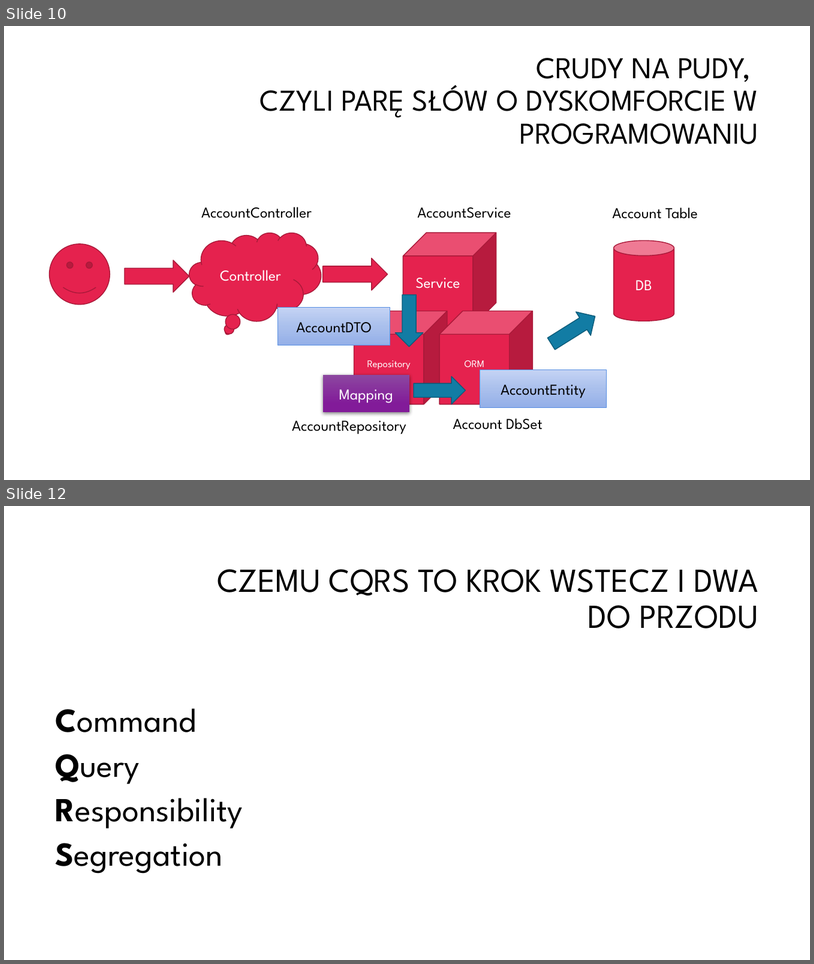
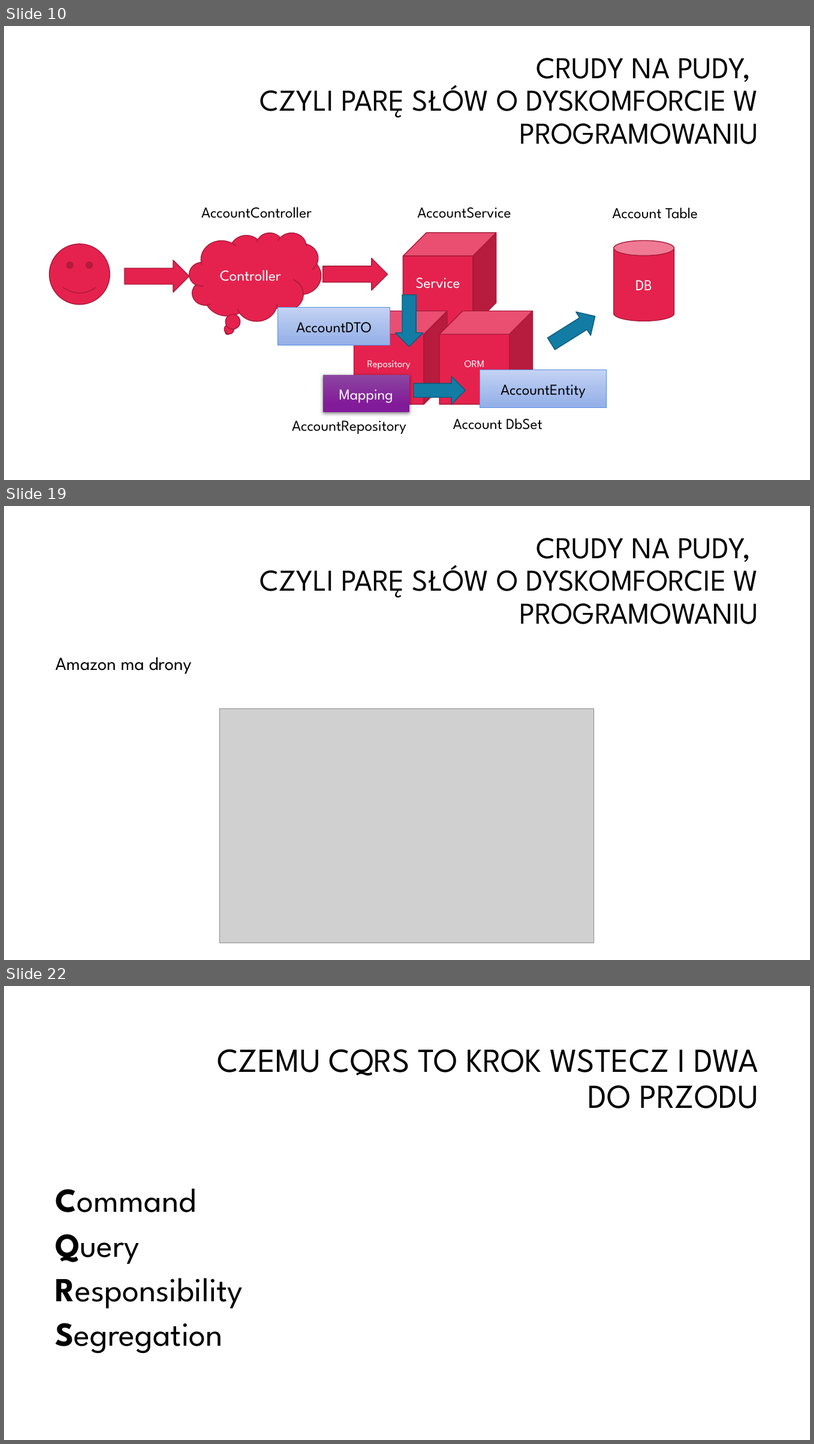
Before and after one commit to oskardudycz/EventSourcing.NetCore, a slide deck: Slides.pptx. Shown one above the other, each under a label of ours: slides 10 and 12 before the commit, slides 10, 19 and 22 after it; the slides between them are not shown. The pictures are 814x964 and 814x1444 pixels, drawn with LibreOffice and Linux fonts; fonts in the diff are those of the drawing; grey boxes stand for pictures; background and template pictures are left out. Boxes give left, top, right and bottom in pixels: in the first picture for what was removed or moved away, otherwise in the second. Text is boxed around its words. In the diff, an @@ line names an element or a change of style, - is before the commit and + after.

```diff
--- a/Slides.pptx
+++ b/Slides.pptx
@@ slide 19 added at [4,506,810,960], background #FFFFFF @@
@@ title added at [260,538,759,624], 36 pt, text #000000 @@
+CRUDY NA PUDY,
+CZYLI PARĘ SŁÓW O DYSKOMFORCIE W PROGRAMOWANIU
@@ text added at [56,657,192,674], 22 pt, text #000000 @@
+Amazon ma drony
@@ picture added at [220,709,594,943] @@
@@ what was slide 12 is now slide 22 @@
```
Also in this commit, not shown: 10 other slides added, 1 slide removed.
